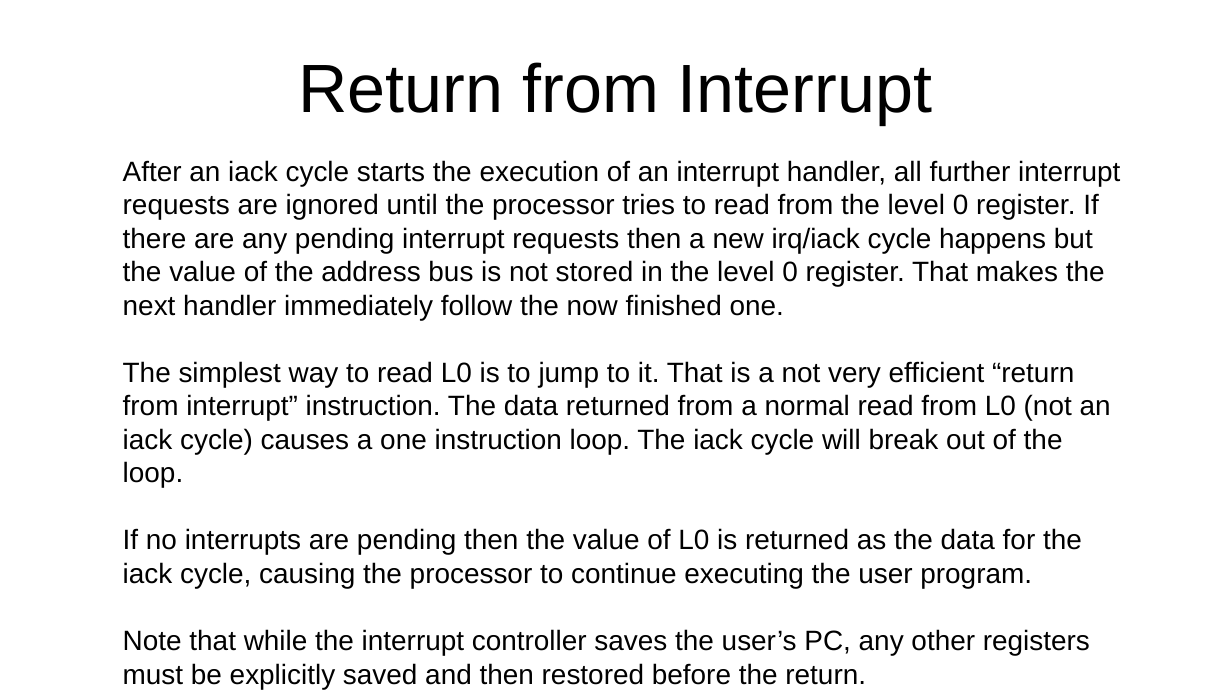
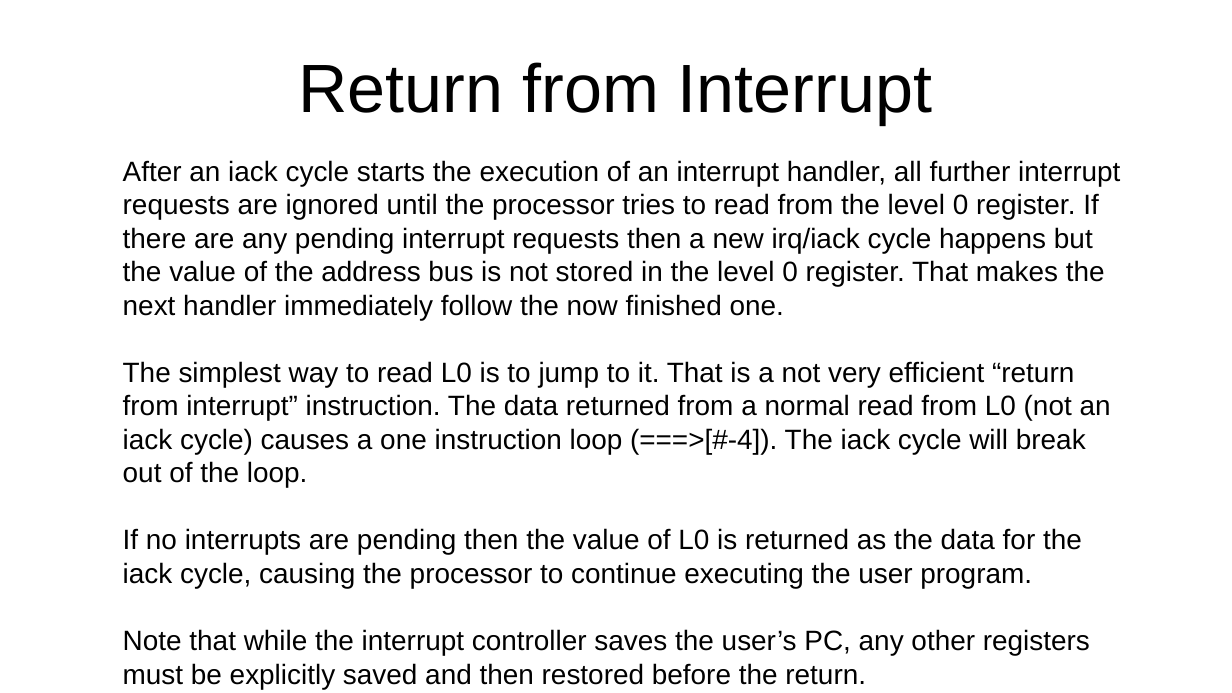
Before and after one commit to jeceljr/baby42, a slide deck: slide 24 of doc/baby42_slides.odp. Drawn at 1232x693 pixels with LibreOffice and Linux fonts; fonts in the diff are those of the drawing. Boxes give left, top, right and bottom in pixels: in the first picture for what was removed or moved away, otherwise in the second. Text is boxed around its words. In the diff, an @@ line names an element or a change of style, - is before the commit and + after.

Commit message:
define default address of interrupt controller

```diff
--- a/doc/baby42_slides.odp
+++ b/doc/baby42_slides.odp
@@ text at bbox=[123, 361, 1111, 488]: text changed @@
-The simplest way to read L0 is to jump to it. That is a not very efficient “return from interrupt” instruction. The data returned from a normal read from L0 (not an iack cycle) causes a one instruction loop. The iack cycle will break out of the loop.
+The simplest way to read L0 is to jump to it. That is a not very efficient “return from interrupt” instruction. The data returned from a normal read from L0 (not an iack cycle) causes a one instruction loop (===>[#-4]). The iack cycle will break out of the loop.
```
Also in this commit, not shown: 1 other slide changed, 1 other file.
